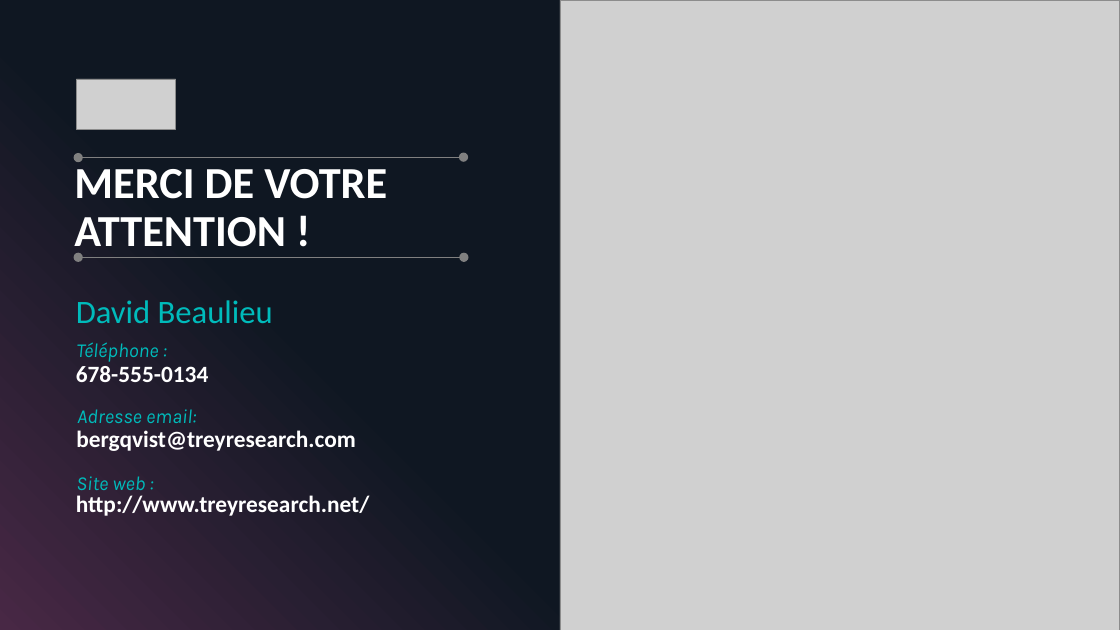
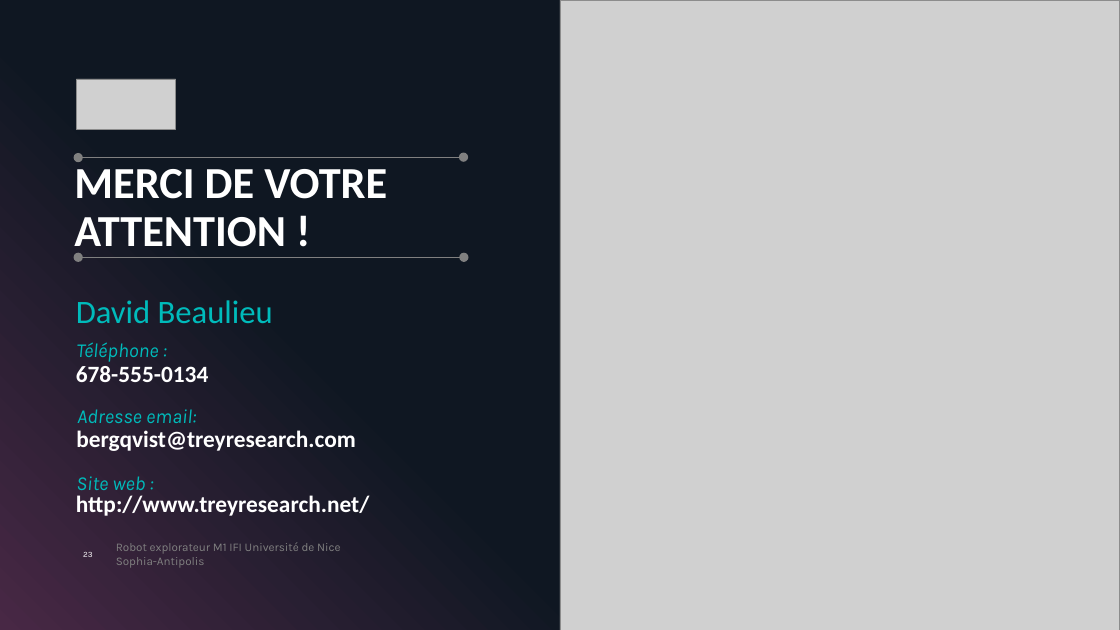
Before and after one commit to ChloeMaccarinelli/TER_M1_S2, a slide deck: slide 23 of doc/Diapo_LOTFI_MACCARINELLI_MARION.pptx. Drawn at 1120x630 pixels with LibreOffice and Linux fonts; fonts in the diff are those of the drawing; grey boxes stand for pictures. Boxes give left, top, right and bottom in pixels: in the first picture for what was removed or moved away, otherwise in the second. Text is boxed around its words. In the diff, an @@ line names an element or a change of style, - is before the commit and + after.

```diff
--- a/doc/Diapo_LOTFI_MACCARINELLI_MARION.pptx
+++ b/doc/Diapo_LOTFI_MACCARINELLI_MARION.pptx
@@ page number added at [83, 552, 93, 557], 7 pt, text #FFFFFF @@
+23
@@ text added at [116, 542, 340, 568], 10 pt, text #808080 @@
+Robot explorateur M1 IFI Université de Nice Sophia-Antipolis
```
Also in this commit, not shown: 25 other slides changed, 1 other file.
